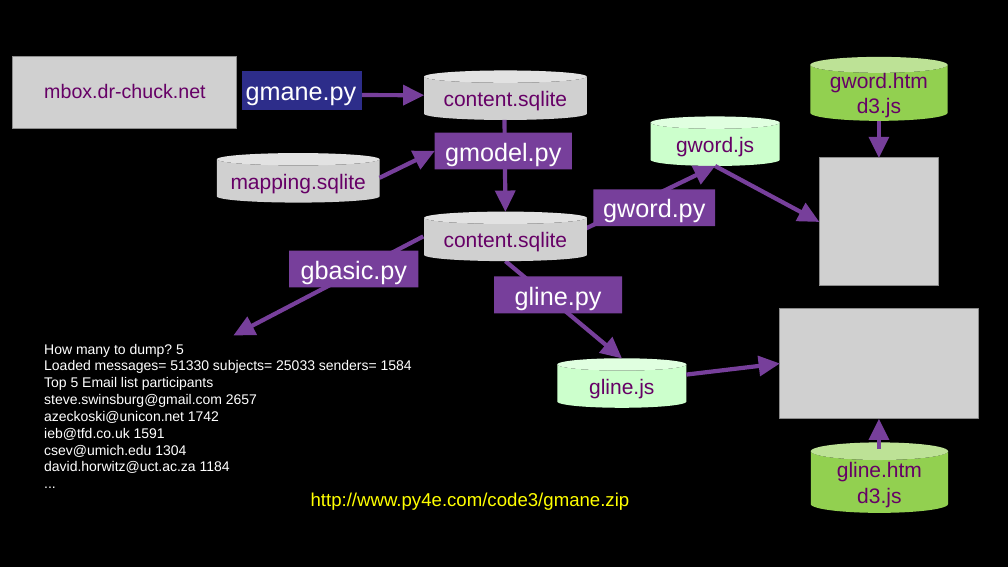
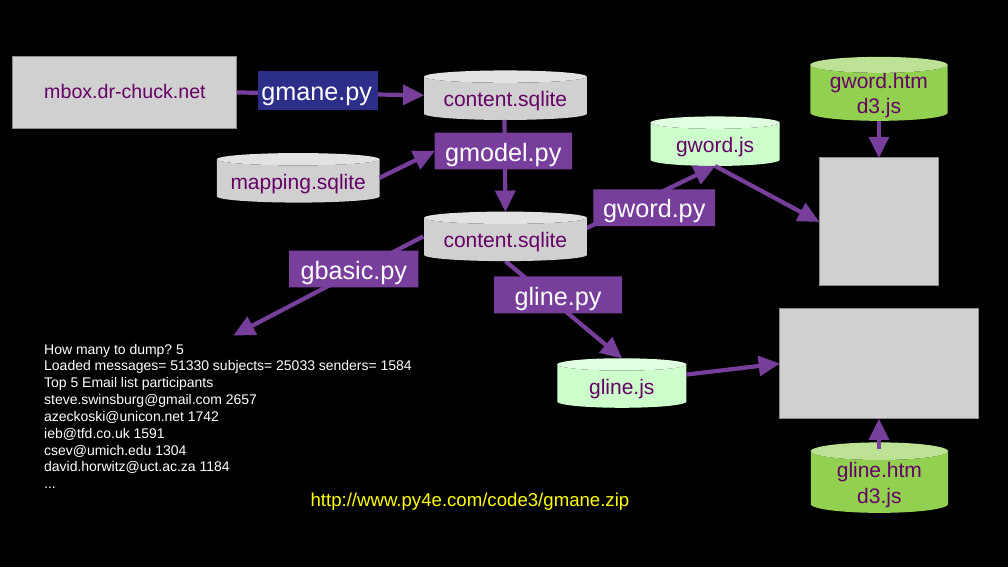
Before and after one commit to csev/py4e, a slide deck: slide 18 of lectures3/Pythonlearn-16-Data-Viz.pptx. Drawn at 1008x567 pixels with LibreOffice and Linux fonts; fonts in the diff are those of the drawing; grey boxes stand for pictures. Boxes give left, top, right and bottom in pixels: in the first picture for what was removed or moved away, otherwise in the second. Text is boxed around its words. In the diff, an @@ line names an element or a change of style, - is before the commit and + after.

```diff
--- a/lectures3/Pythonlearn-16-Data-Viz.pptx
+++ b/lectures3/Pythonlearn-16-Data-Viz.pptx
@@ rectangle "gmane.py": place and size @@
-rectangle "gmane.py" at bbox=[243, 72, 362, 109]
+rectangle "gmane.py" at bbox=[258, 72, 377, 109]
@@ arrow moved from (246, 95) - (424, 95) to (237, 93) - (424, 95) @@
```
Also in this commit, not shown: 4 other slides changed, 15 other files.
